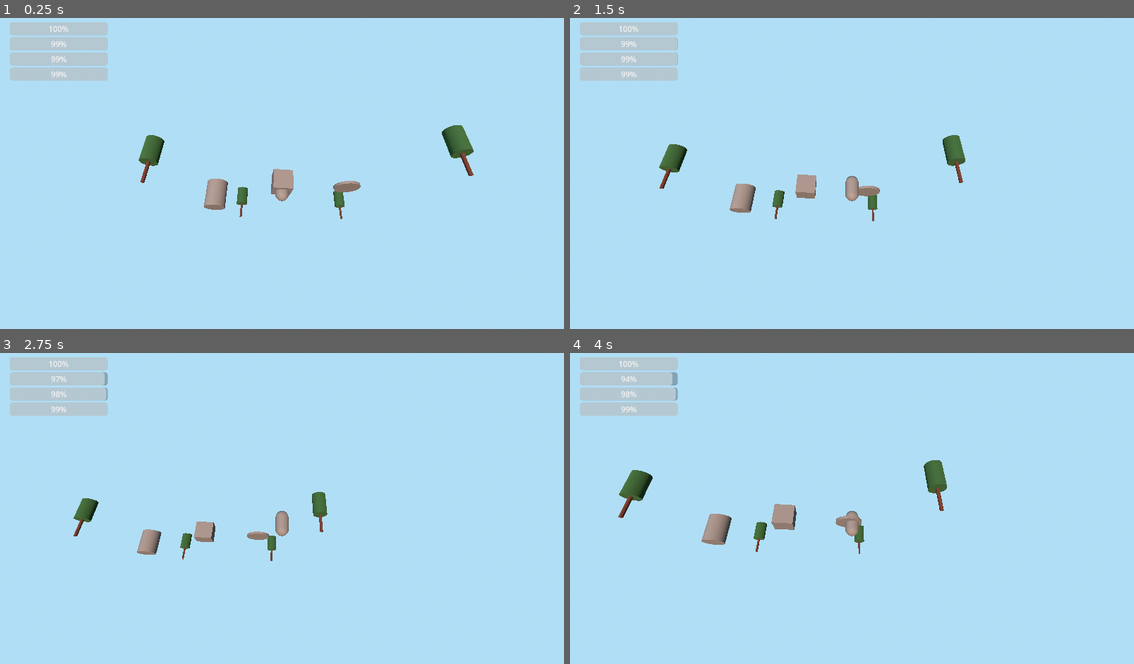
Above: before the commit, frames 1-4 (two rows, left to right).
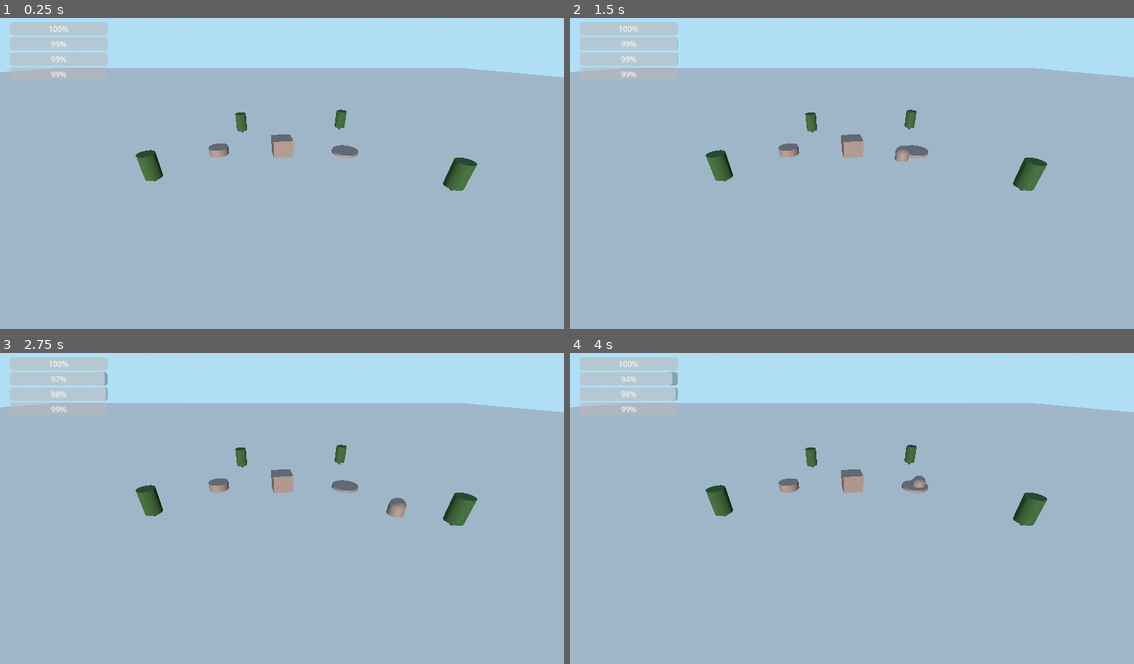
Above: after the commit, the same moments.

Repository: hapyssonline-spec/tailwinter
Game: Godot game, scene res://Main.tscn
Same seed, same stepped clock (60 frames per second), same inputs: the game is played once before the commit and once after it.
Inputs (mouse positions are in pixels of both pictures, inside the frame that each line leads up to):
- Up to frame 1 (0.25 s): no input
- Up to frame 2 (1.5 s): tap Enter at 0.5 s; move the mouse to (976, 154) at 0.52 s; hold D (move_right) 0.53-1.28 s; click (976, 154) at 0.67 s; move the mouse to (739, 185) at 1.27 s; hold S (move_backward) from 1.28 s (still down); click (739, 185) at 1.42 s
- Up to frame 3 (2.75 s): move the mouse to (338, 436) at 2.02 s; release S (move_backward) at 2.03 s; hold D (move_right) from 2.03 s (still down); click (338, 436) at 2.17 s
- Up to frame 4 (4 s): move the mouse to (823, 567) at 2.77 s; release D (move_right) at 2.78 s; hold W (move_forward) 2.78-3.53 s; click (823, 567) at 2.92 s; move the mouse to (1021, 552) at 3.52 s; hold A (move_left) from 3.53 s (still down); click (1021, 552) at 3.67 s

The runs differ from the first frame. In frame 1, 83% of the frame differs, in the area x 0-100%, y 16-100%; in frame 2, 83%; in frame 3, 83%; in frame 4, 83%.
Error after the commit: Parse Error: Used space character for indentation instead of tab as used before in the file. (res://scripts/main_camera.gd:34)

Commit message:
Fix mouse pitch inversion for camera

Diff:
--- a/scripts/main_camera.gd
+++ b/scripts/main_camera.gd
@@ -32,8 +32,8 @@
 	# Вращение камеры при зажатой правой кнопке мыши
 	if event is InputEventMouseMotion and Input.is_mouse_button_pressed(MOUSE_BUTTON_RIGHT):
 		var motion := event as InputEventMouseMotion
-		yaw   -= motion.relative.x * mouse_sensitivity
-		pitch -= motion.relative.y * mouse_sensitivity
+            yaw   -= motion.relative.x * mouse_sensitivity
+            pitch += motion.relative.y * mouse_sensitivity
 
 		# Ограничиваем наклон, чтобы камера не уходила под землю/над головой
 		pitch = clamp(pitch, deg_to_rad(-70.0), deg_to_rad(-10.0))
